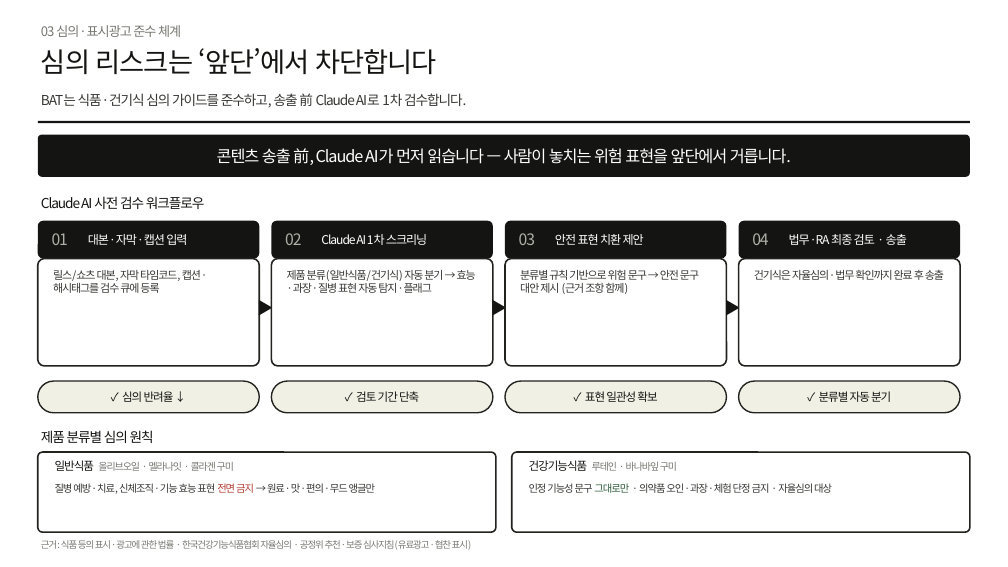
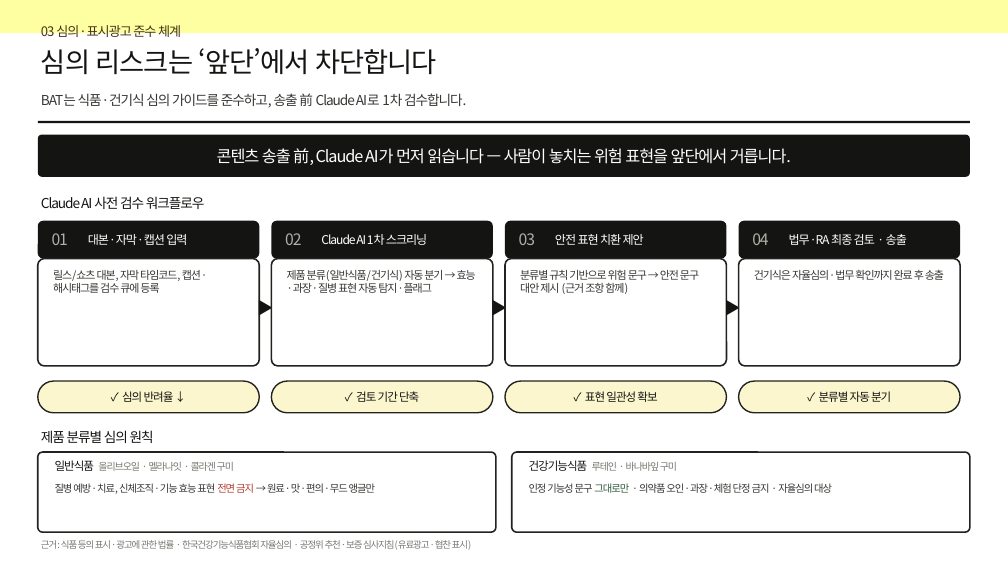
Before and after one commit to bat-han-26/oy_all-the-better_proposal, a slide deck: slide 15 of proposal/BAT_올리브영_2026_올더베러_마케팅제안_디자인적용_HAN.pptx. Drawn at 1008x567 pixels with LibreOffice and Linux fonts; fonts in the diff are those of the drawing. Boxes give left, top, right and bottom in pixels: in the first picture for what was removed or moved away, otherwise in the second. Text is boxed around its words. In the diff, an @@ line names an element or a change of style, - is before the commit and + after.

```diff
--- a/proposal/BAT_올리브영_2026_올더베러_마케팅제안_디자인적용_HAN.pptx
+++ b/proposal/BAT_올리브영_2026_올더베러_마케팅제안_디자인적용_HAN.pptx
@@ rectangle added at bbox=[0, 0, 1008, 33], fill #FEFFA1 @@
@@ text "03 심의·표시광고 준수 체계" at bbox=[41, 25, 181, 41]: text colour #787872 to #473417 @@
@@ fill #F1F0E5 to #FBF6CE in 4 elements at bbox=[38, 381, 259, 413], bbox=[271, 381, 493, 413], bbox=[505, 381, 727, 413], bbox=[739, 381, 960, 413] @@
```
Also in this commit, not shown: 29 other slides changed.
